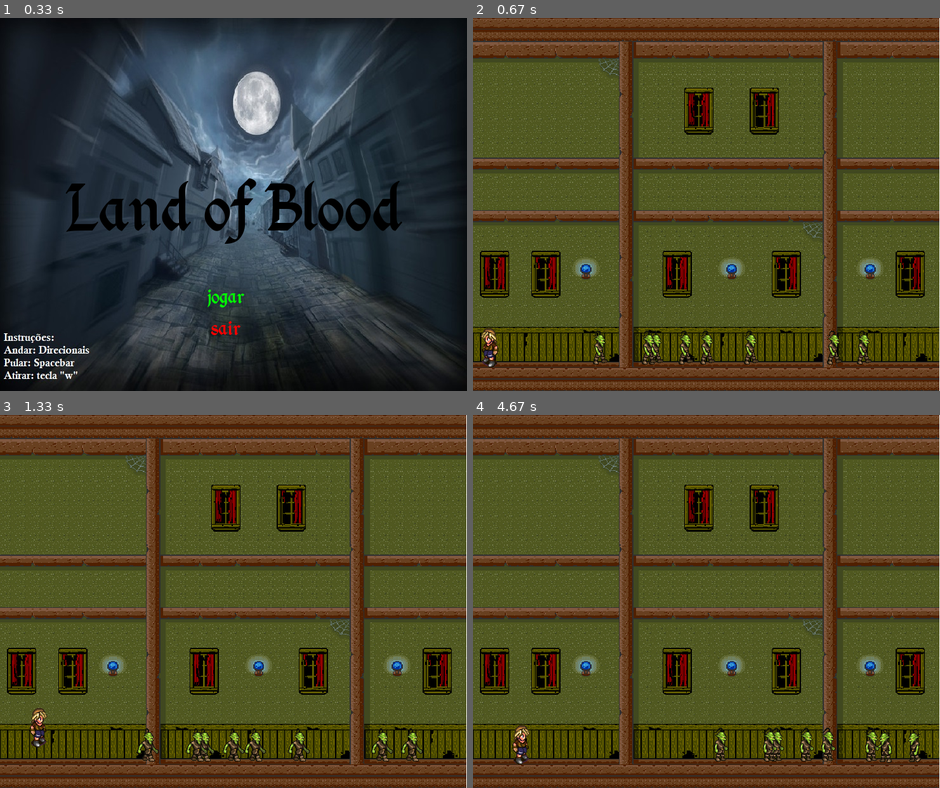
Above: before the commit, frames 1-4 (two rows, left to right).
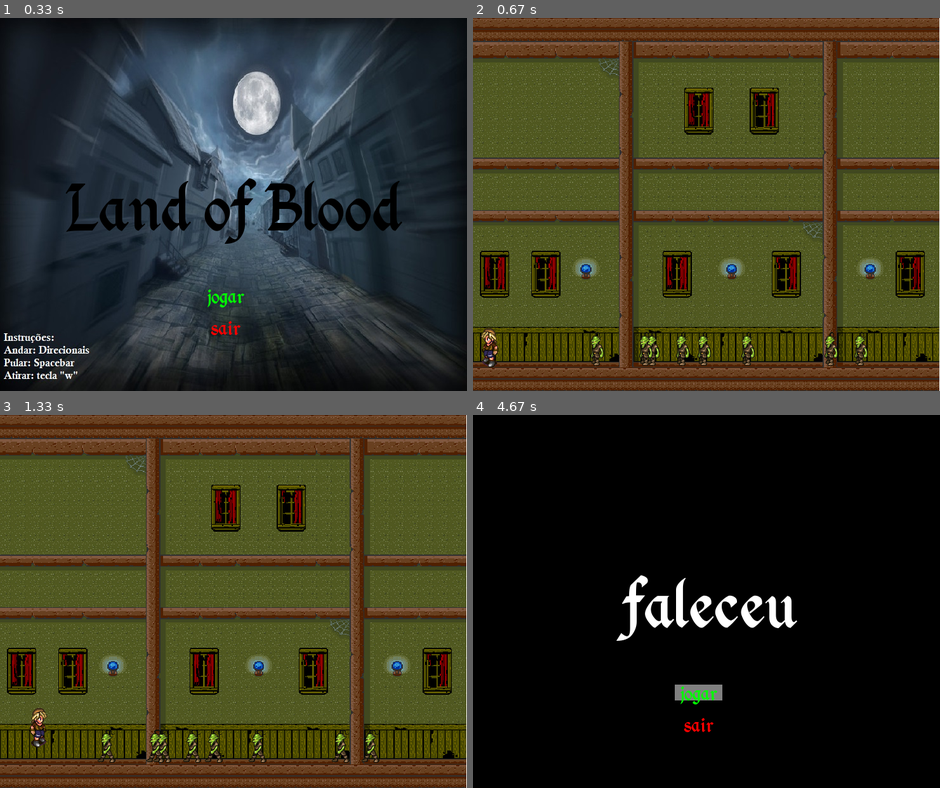
Above: after the commit, the same moments.

Repository: terhorstsouza/PYGAME---Gabriel---Thiago---Alexandre
Game: pygame game, started from jogo.py
Same seed, same stepped clock (60 frames per second), same inputs: the game is played once before the commit and once after it.
Inputs (mouse positions are in pixels of both pictures, inside the frame that each line leads up to):
- Up to frame 1 (0.33 s): no input
- Up to frame 2 (0.67 s): click "jogar" at 0.42 s
- Up to frame 3 (1.33 s): hold D 0.67-1.13 s; move the mouse to (214, 616) at 0.7 s; hold W from 1.17 s (still down)
- Up to frame 4 (4.67 s): release W at 1.47 s; hold D 1.5-1.97 s; hold A 2-2.53 s; hold A 2.57-2.97 s; tap Space at 3 s; hold W 3.33-3.7 s; hold D 3.73-4.37 s; click (697, 691) at 4.62 s, where only the run after the commit has a clickable "jogar"

Frame 1 is identical in both runs. In frame 2, 1.4% of the frame differs, in the area x 25-86%, y 83-94%; in frame 3, 2.2%; in frame 4, 96%, in the area x 0-100%, y 0-100%.

Commit message:
monstro segue

Diff:
--- a/jogo.py
+++ b/jogo.py
@@ -10,7 +10,7 @@
 VELOCIDADE = 10
 music = pygame.mixer.music.load("13_Digital_Native.wav")
 
-#pygame.mixer.music.play(-1)
+pygame.mixer.music.play(-1)
 
 dano1 = 10
 vida1 = 50
@@ -192,17 +192,22 @@
                 self.walkCount = 0
 
             if self.vel > 0:
+                tela.blit(self.walkLeft[self.walkCount //3], (self.x, self.y))
+                self.walkCount += 1
+
+            else:
                 tela.blit(self.walkRight[self.walkCount //3], (self.x, self.y))
                 self.walkCount += 1
 
-            else:
-                tela.blit(self.walkLeft[self.walkCount //3], (self.x, self.y))
-                self.walkCount += 1
 
         def move(self):
             if self.vel > 0:
                 if self.x + self.vel < self.path[1]:
-                    self.x += self.vel
+                    if self.x > player.x:
+                        self.x -= self.vel
+                    else:
+                        self.x += self.vel
+
                 else:
                     self.vel = self.vel * -1
                     self.walkCount = 0
@@ -340,7 +345,7 @@
                     direcao = -1
                 if pygame.key.get_pressed()[pygame.K_SPACE]:
                     if len(group_tiros) <= 5:
-                        #pygame.mixer.Sound.play(pygame.mixer.Sound("Gun+Silencer.wav"))
+                        pygame.mixer.Sound.play(pygame.mixer.Sound("Gun+Silencer.wav"))
                         group_tiros.add(
                             Tiro((player.rect.x + (player.rect.width /2)),\
                                  (player.rect.y + 45), 7, VELOCIDADE, direcao))
